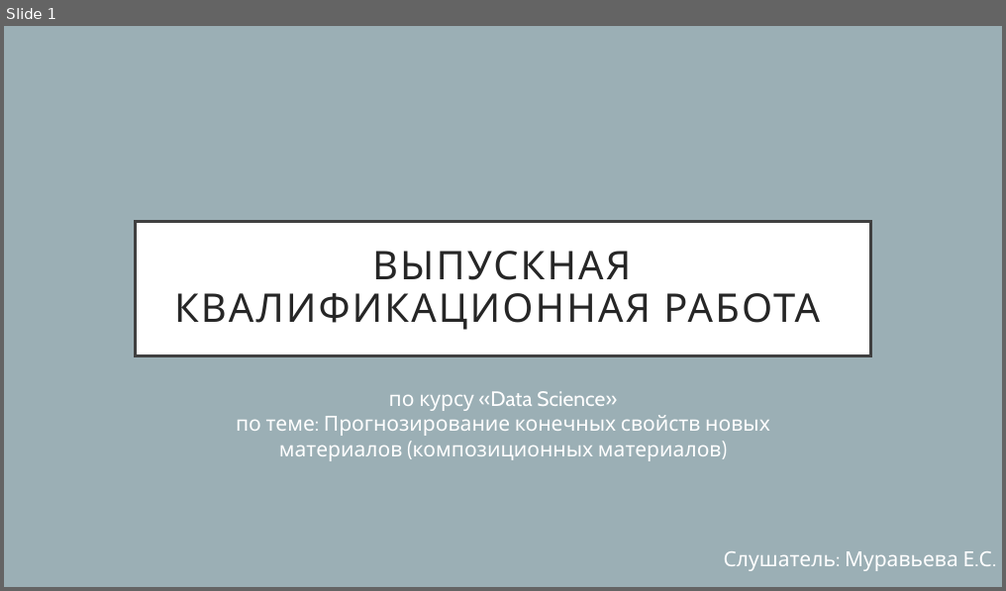
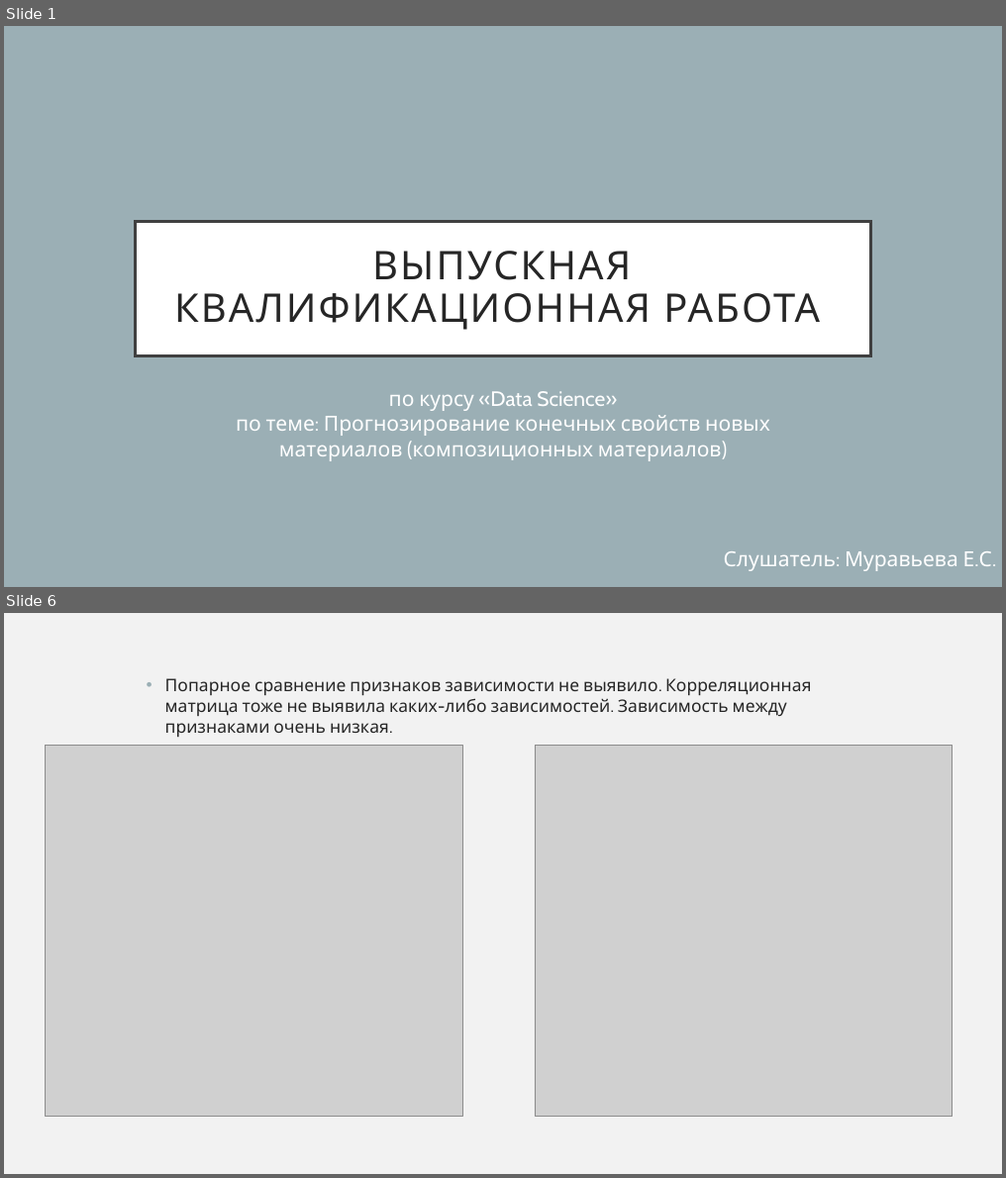
Before and after one commit to katushas009/bmstu_data_science_muraveva, a slide deck: ВКР_Муравьева.pptx. Shown one above the other, each under a label of ours: slide 1 before the commit, slides 1 and 6 after it; the slides between them are not shown. The pictures are 1006x591 and 1006x1178 pixels, drawn with LibreOffice and Linux fonts; fonts in the diff are those of the drawing; grey boxes stand for pictures. Boxes give left, top, right and bottom in pixels: in the first picture for what was removed or moved away, otherwise in the second. Text is boxed around its words. In the diff, an @@ line names an element or a change of style, - is before the commit and + after.

```diff
--- a/ВКР_Муравьева.pptx
+++ b/ВКР_Муравьева.pptx
@@ slide 6 added at box(4, 613, 1002, 1174), background #F2F2F2 @@
@@ text added at box(165, 678, 811, 737), 16.6 pt, text #262626 @@
+• Попарное сравнение признаков зависимости не выявило. Корреляционная матрица тоже не выявила каких-либо зависимостей. Зависимость между признаками очень низкая.
@@ picture added at box(46, 746, 463, 1117) @@
@@ picture added at box(535, 746, 952, 1117) @@
```
Also in this commit, not shown: 9 other slides added, 1 other file.
